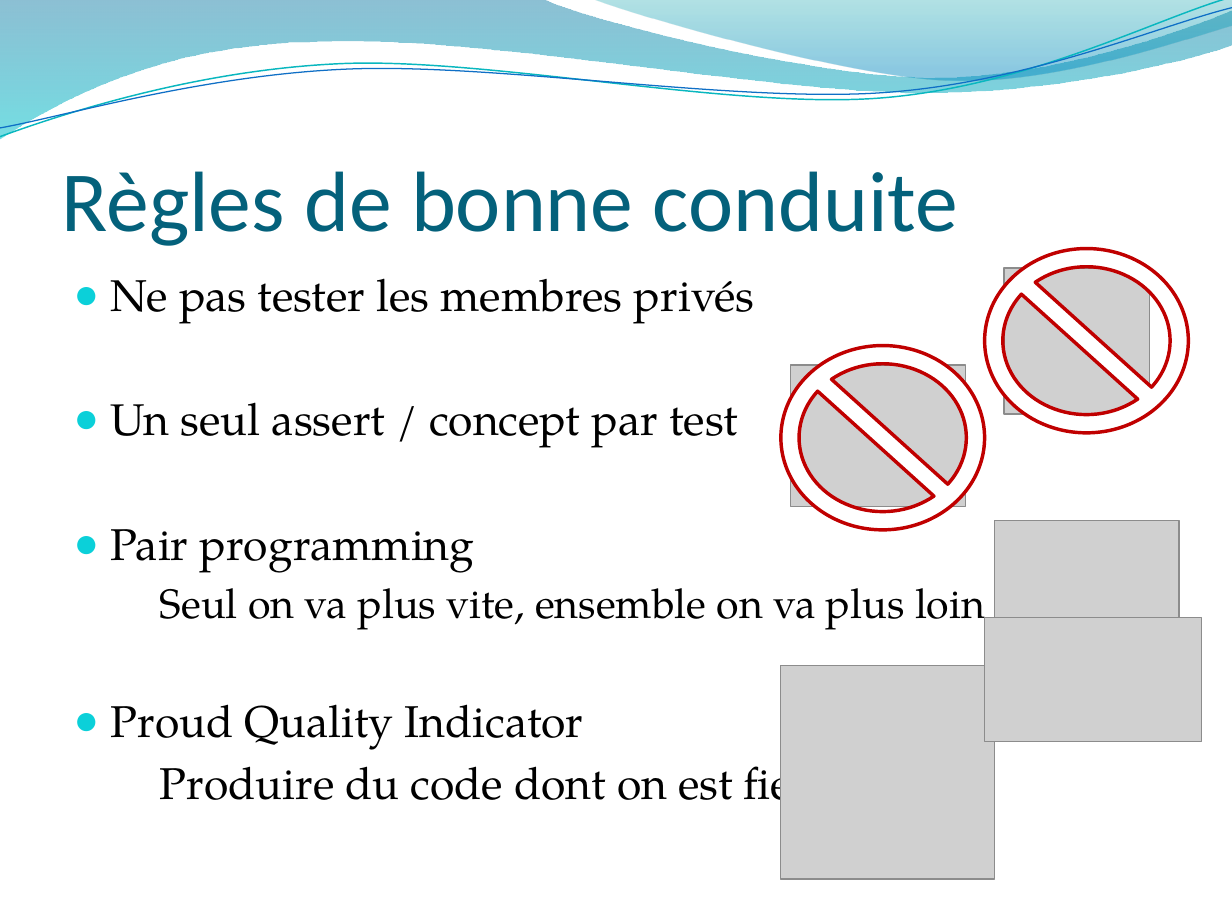
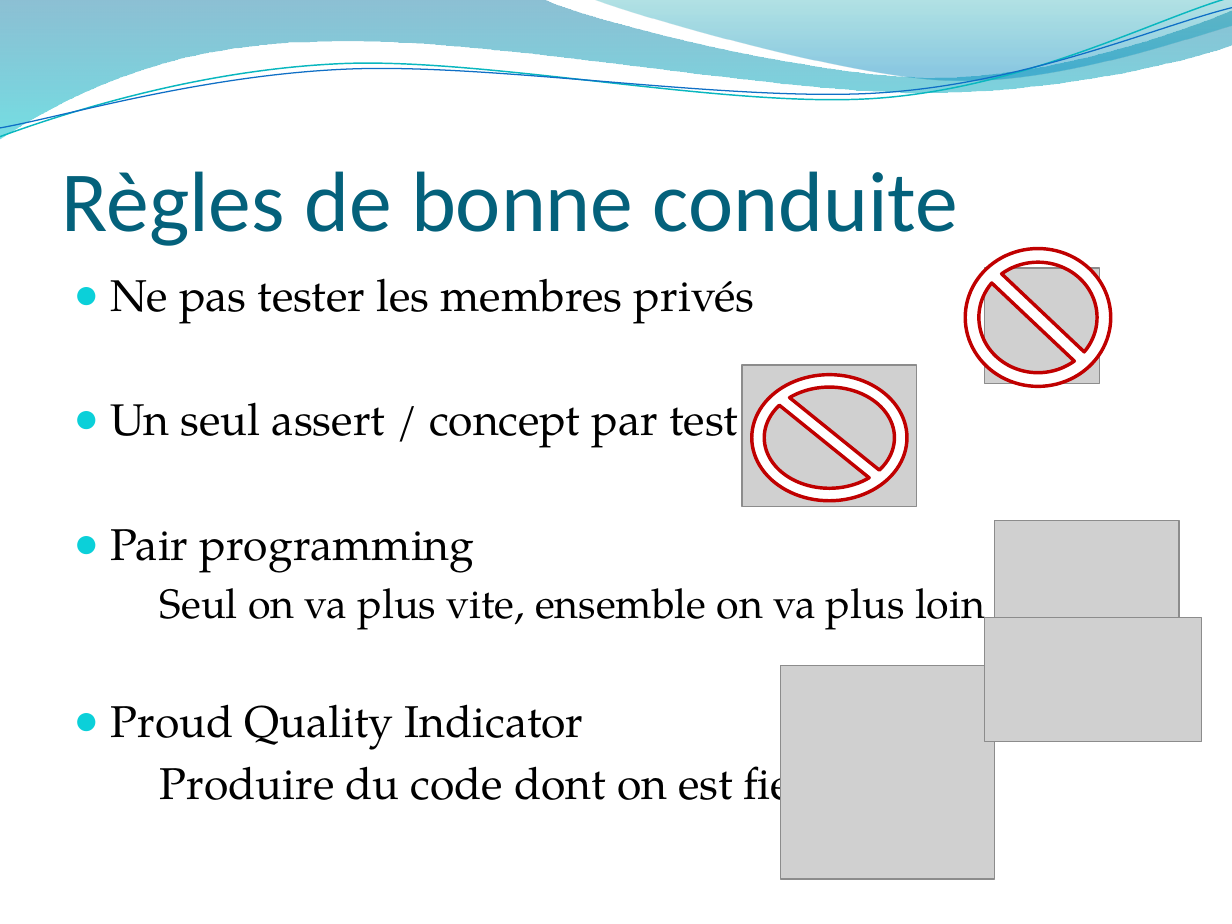
Before and after one commit to mathieucans/TDD.Trainig, a slide deck: slide 17 of docs/Introduction au TDD.2016.pptx. Drawn at 1232x924 pixels with LibreOffice and Linux fonts; fonts in the diff are those of the drawing; grey boxes stand for pictures; background and template pictures are left out. Boxes give left, top, right and bottom in pixels: in the first picture for what was removed or moved away, otherwise in the second. Text is boxed around its words. In the diff, an @@ line names an element or a change of style, - is before the commit and + after.

Commit message:
update ppt

```diff
--- a/docs/Introduction au TDD.2016.pptx
+++ b/docs/Introduction au TDD.2016.pptx
@@ no-entry sign: place and size @@
-no-entry sign at [984,249,1188,434]
+no-entry sign at [965,249,1110,387]
@@ picture: place and size @@
-picture at [1004,269,1149,415]
+picture at [984,269,1099,384]
@@ picture: place and size @@
-picture at [791,365,966,506]
+picture at [742,365,917,506]
@@ no-entry sign: place and size @@
-no-entry sign at [781,346,984,531]
+no-entry sign at [752,375,907,500]
```
Also in this commit, not shown: 3 other slides changed.
